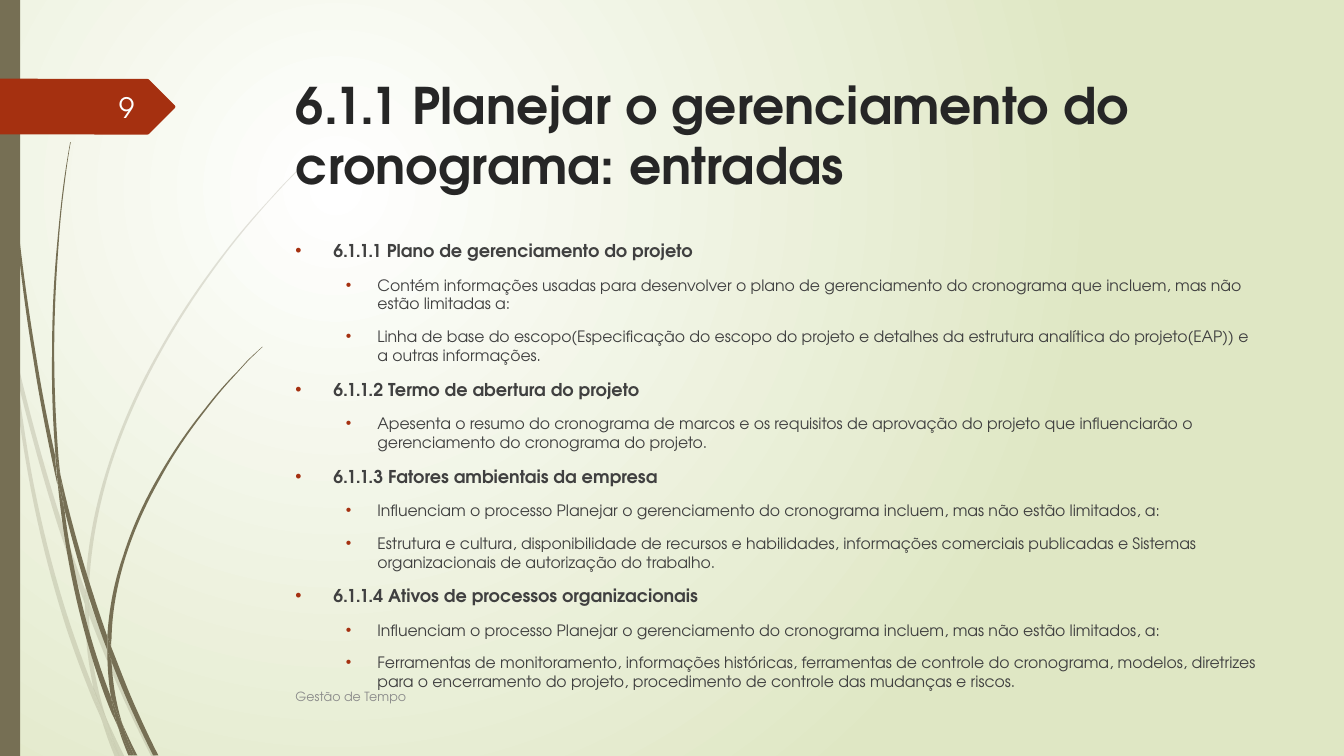
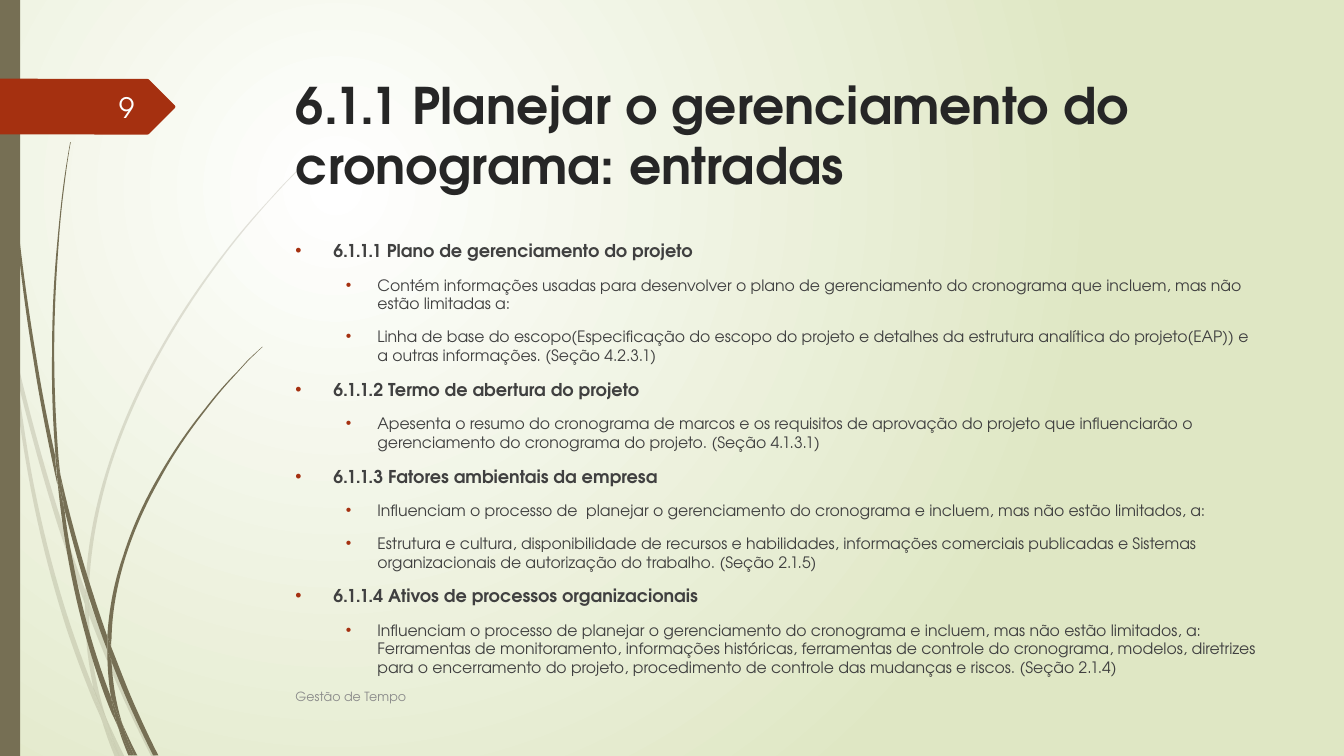
Before and after one commit to FabioMassaretto/GerenciamentoTempoProjeto, a slide deck: slide 9 of GERENCIAMENTO DO TEMPO DO PROJETO.pptx. Drawn at 1344x756 pixels with LibreOffice and Linux fonts; fonts in the diff are those of the drawing. Boxes give left, top, right and bottom in pixels: in the first picture for what was removed or moved away, otherwise in the second. Text is boxed around its words. In the diff, an @@ line names an element or a change of style, - is before the commit and + after.

```diff
--- a/GERENCIAMENTO DO TEMPO DO PROJETO.pptx
+++ b/GERENCIAMENTO DO TEMPO DO PROJETO.pptx
@@ text at <box>377,330,1248,365</box>: text changed @@
-  • Linha de base do escopo(Especificação do escopo do projeto e detalhes da estrutura analítica do projeto(EAP)) e a outras informações.
+  • Linha de base do escopo(Especificação do escopo do projeto e detalhes da estrutura analítica do projeto(EAP)) e a outras informações. (Seção 4.2.3.1)
@@ text at <box>377,417,1192,452</box>: text changed @@
-  • Apesenta o resumo do cronograma de marcos e os requisitos de aprovação do projeto que influenciarão o gerenciamento do cronograma do projeto.
+  • Apesenta o resumo do cronograma de marcos e os requisitos de aprovação do projeto que influenciarão o gerenciamento do cronograma do projeto. (Seção 4.1.3.1)
@@ text at <box>377,504,1205,572</box>: text changed @@
-  • Influenciam o processo Planejar o gerenciamento do cronograma incluem, mas não estão limitados, a:
-  • Estrutura e cultura, disponibilidade de recursos e habilidades, informações comerciais publicadas e Sistemas organizacionais de autorização do trabalho.
+  • Influenciam o processo de planejar o gerenciamento do cronograma e incluem, mas não estão limitados, a:
+  • Estrutura e cultura, disponibilidade de recursos e habilidades, informações comerciais publicadas e Sistemas organizacionais de autorização do trabalho. (Seção 2.1.5)
@@ text at <box>377,624,1256,663</box>: text changed @@
-  • Influenciam o processo Planejar o gerenciamento do cronograma incluem, mas não estão limitados, a:
-  • Ferramentas de monitoramento, informações históricas, ferramentas de controle do cronograma, modelos, diretrizes para o encerramento do projeto, procedimento de controle das mudanças e riscos.
+  • Influenciam o processo de planejar o gerenciamento do cronograma e incluem, mas não estão limitados, a: Ferramentas de monitoramento, informações históricas, ferramentas de controle do cronograma, modelos, diretrizes para o encerramento do projeto, procedimento de controle das mudanças e riscos. (Seção 2.1.4)
```
Also in this commit, not shown: 4 other slides changed, 13 slides added.
